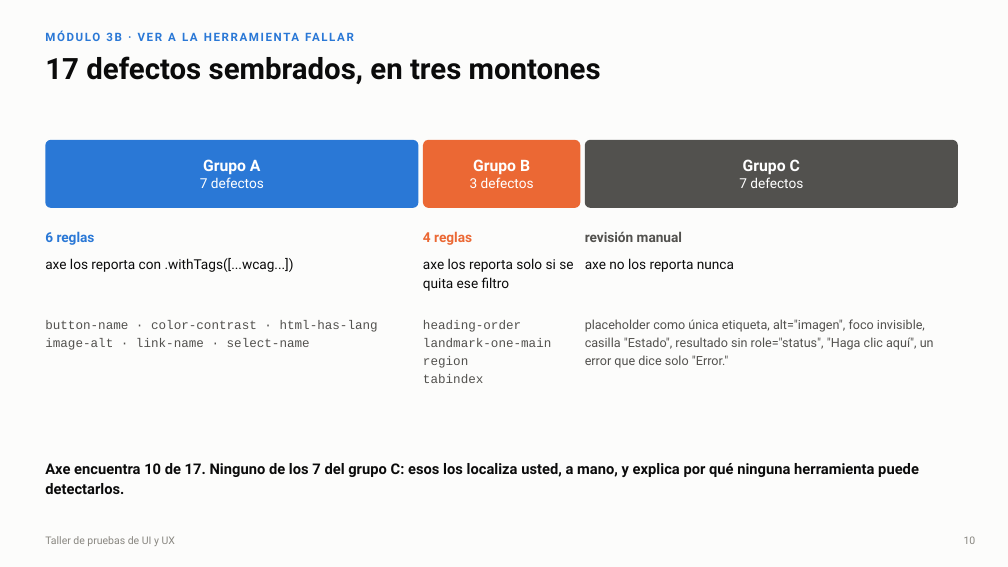
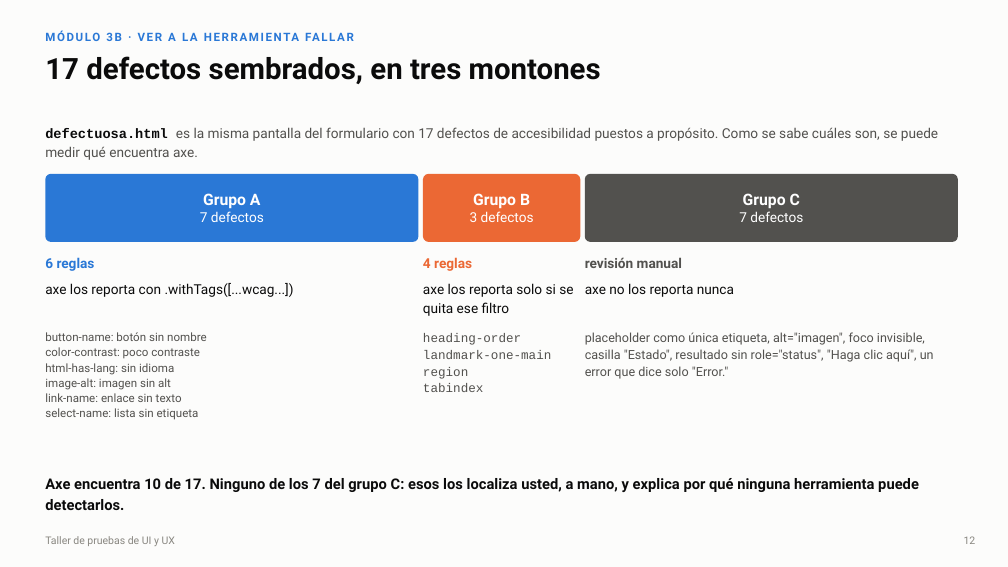
Before and after one commit to CesarAVegaF312/TYVS-Taller_Pruebas_de_UX, a slide deck: slide 12 of Pruebas de UI y UX.pptx (slide 10 before the commit). Drawn at 1008x567 pixels with LibreOffice and Linux fonts; fonts in the diff are those of the drawing. Boxes give left, top, right and bottom in pixels: in the first picture for what was removed or moved away, otherwise in the second. Text is boxed around its words. In the diff, an @@ line names an element or a change of style, - is before the commit and + after.

Commit message:
Presentacion: explica las herramientas y los terminos antes de usarlos
- Diapositiva nueva sobre Playwright antes del primer codigo: que es, que es
  page, como corre npm test (webServer) y la prueba 01 real del modulo 1, con
  un glosario de test, localizador y asercion.
- Diapositiva nueva sobre axe antes de hablar de sus limites, con la salida
  real de axe 4.13.0 sobre defectuosa.html, y una franja que explica WCAG,
  sus niveles y como se leen las etiquetas (wcag21aa).
- Definiciones en su propia diapositiva: E2E, role="status" y el lector de
  pantalla, --repeat-each y workers, defectuosa.html, las reglas de axe en
  espanol, la categoria best-practice, el placeholder sin la jerga accname,
  referencias, diff y CI, el mecanismo de los sabotajes (pruebas de mutacion)
  y los terminos de Selenium.
- construir.py acepta una ruta de salida, para regenerar aunque el .pptx
  este abierto en PowerPoint.

```diff
--- a/Pruebas de UI y UX.pptx
+++ b/Pruebas de UI y UX.pptx
@@ text added at <box>45,127,938,160</box>, 13 pt, text #52514E @@
+defectuosa.html es la misma pantalla del formulario con 17 defectos de accesibilidad puestos a propósito. Como se sabe cuáles son, se puede medir qué encuentra axe.
@@ 3 rounded rectangles: place and size @@
-3 rounded rectangles at <box>45,140,958,208</box>
+3 rounded rectangles at <box>45,174,958,242</box>
@@ 6 texts: place and size @@
-6 texts at <box>45,231,734,291</box>
+6 texts at <box>45,257,734,316</box>
@@ text "heading-order" at <box>423,333,551,392</box>: line spacing 1.2 to 1.1 @@
@@ text "placeholder como única etiqueta, alt="imagen", ..." at <box>585,332,934,379</box>: line spacing 1.2 to 1.1 @@
@@ text at <box>45,332,207,420</box>: text changed; size 12 to 11 pt; font Courier New to Roboto @@
-button-name · color-contrast · html-has-lang
-image-alt · link-name · select-name
+button-name: botón sin nombre
+color-contrast: poco contraste
+html-has-lang: sin idioma
+image-alt: imagen sin alt
+link-name: enlace sin texto
+select-name: lista sin etiqueta
@@ 3 texts: place and size @@
-3 texts at <box>45,319,934,494</box>
+3 texts at <box>45,332,934,510</box>
@@ text at <box>964,536,976,544</box>: text changed @@
-10
+12
```
Also in this commit, not shown: 18 other slides changed, 2 slides added, 1 other file.
